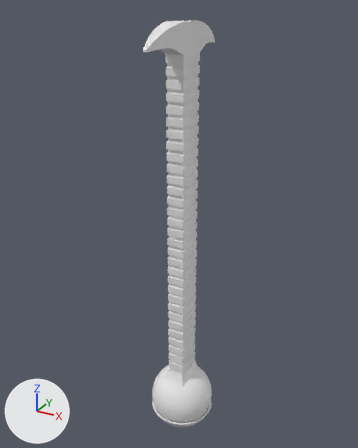
One commit to the Blender file pickaxe_arm.blend: the scene before it, then after it.
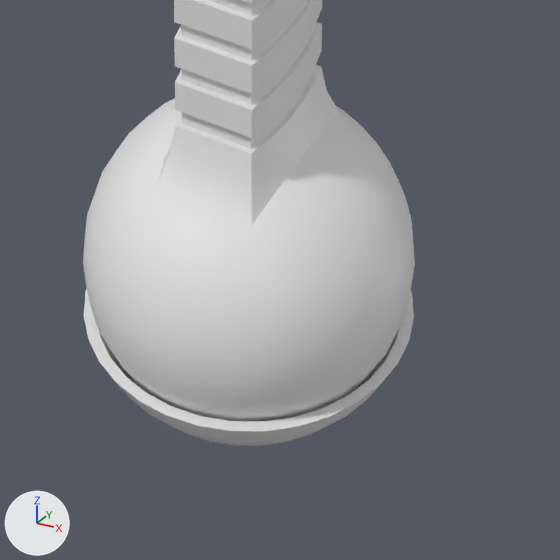
There are two pictures of each version: one whole from a 50 mm lens placed at (5.69, -10.53, 10.91), pointed at (-0.23, 0.23, 5.53), one close up on the part from 38% to 66% of the width and 78% to 100% of the height. Every picture has the same lights, and +X, +Y and +Z are marked at lower left.
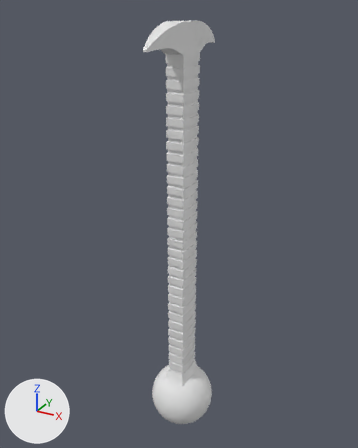
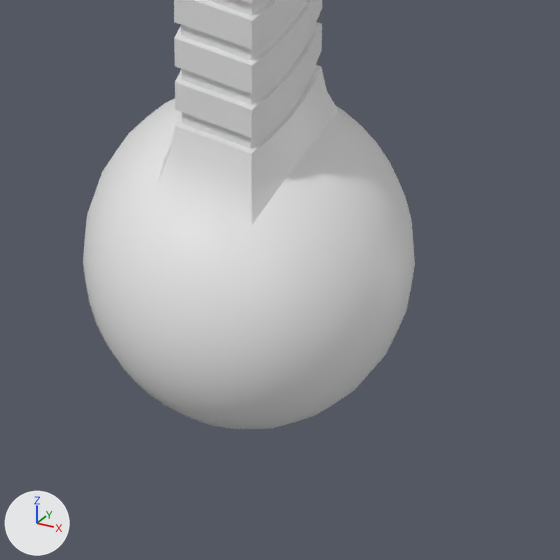
Where the change shows, as pixel boxes (x1, y1, x2, y2) in the close-ups (560 x 560 px):
'Sphere', deleted: before (84, 289, 414, 446)

The change, as a list of edits to the scene's bpy script:
```text
Remove ob_sphere:
    ob_sphere = bpy.data.objects.new('Sphere', me_sphere_001)
    ob_sphere.location = (0.0, 0.0, 0.0)
```
